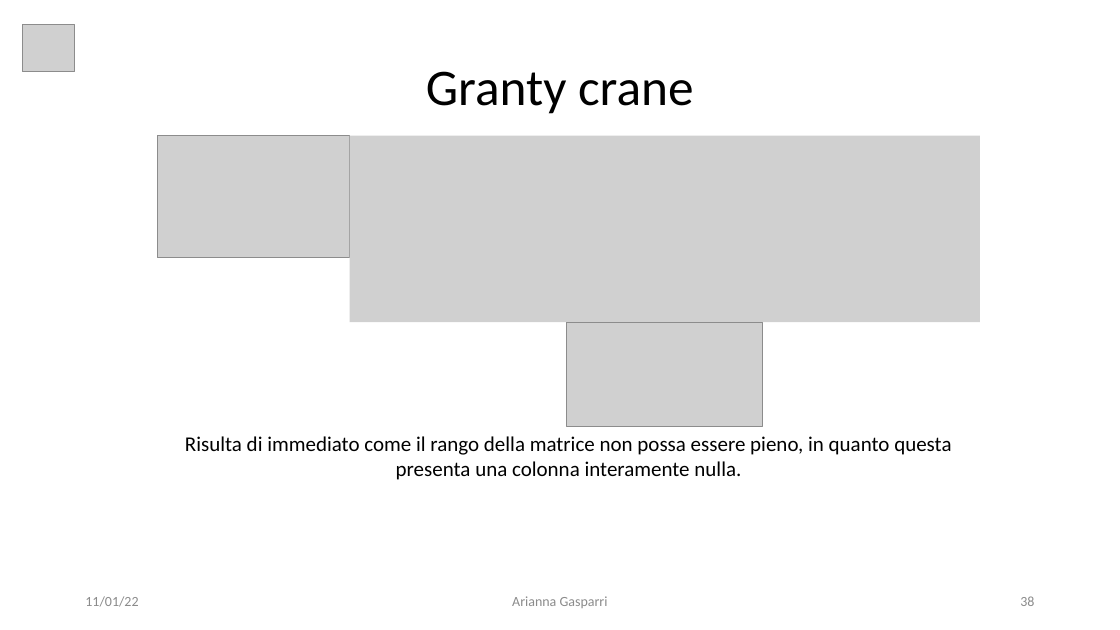
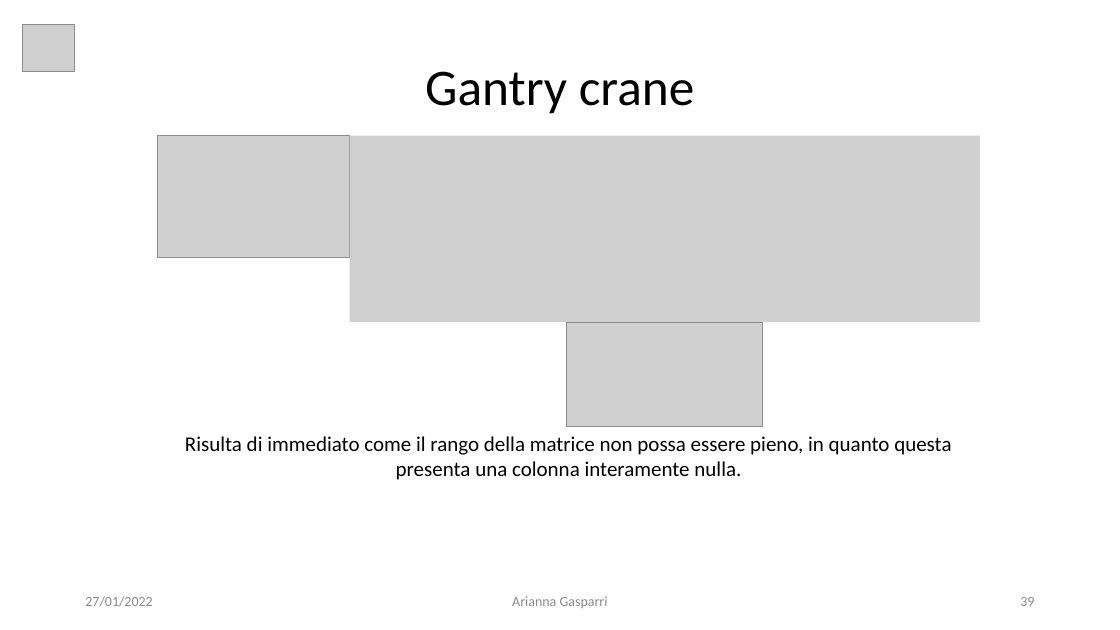
Before and after one commit to giga487/BicchiGas, a slide deck: slide 39 of Relazione/Presentazione.pptx (slide 38 before the commit). Drawn at 1120x630 pixels with LibreOffice and Linux fonts; fonts in the diff are those of the drawing; grey boxes stand for pictures. Boxes give left, top, right and bottom in pixels: in the first picture for what was removed or moved away, otherwise in the second. Text is boxed around its words. In the diff, an @@ line names an element or a change of style, - is before the commit and + after.

```diff
--- a/Relazione/Presentazione.pptx
+++ b/Relazione/Presentazione.pptx
@@ text at (425,71,695,114): text changed @@
-Granty crane
+Gantry crane
@@ text at (85,596,152,607): text changed @@
-11/01/22
+27/01/2022
@@ page number at (1020,597,1034,606): text changed @@
-38
+39
```
Also in this commit, not shown: 37 other slides changed, 1 slide added, 1 other file.
